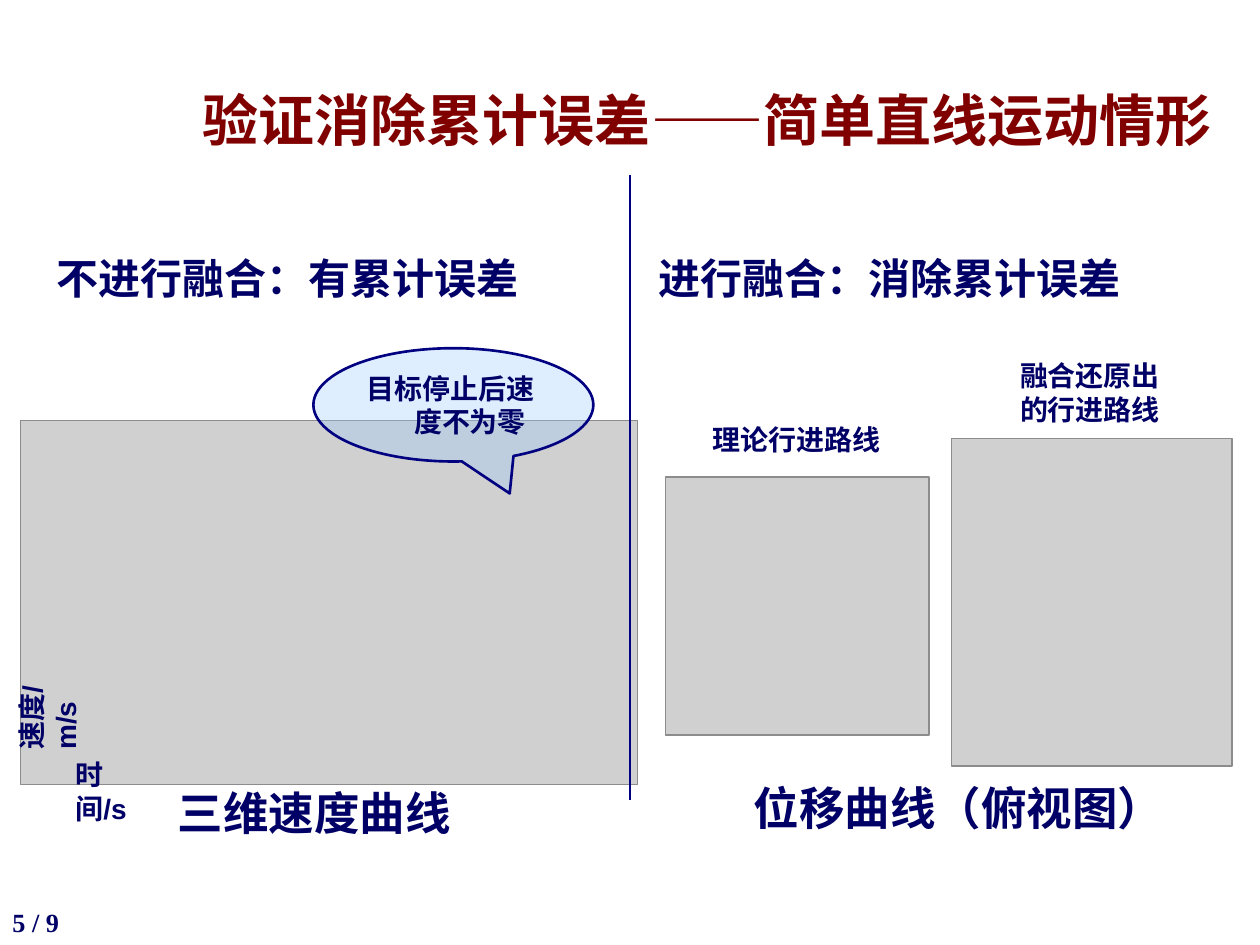
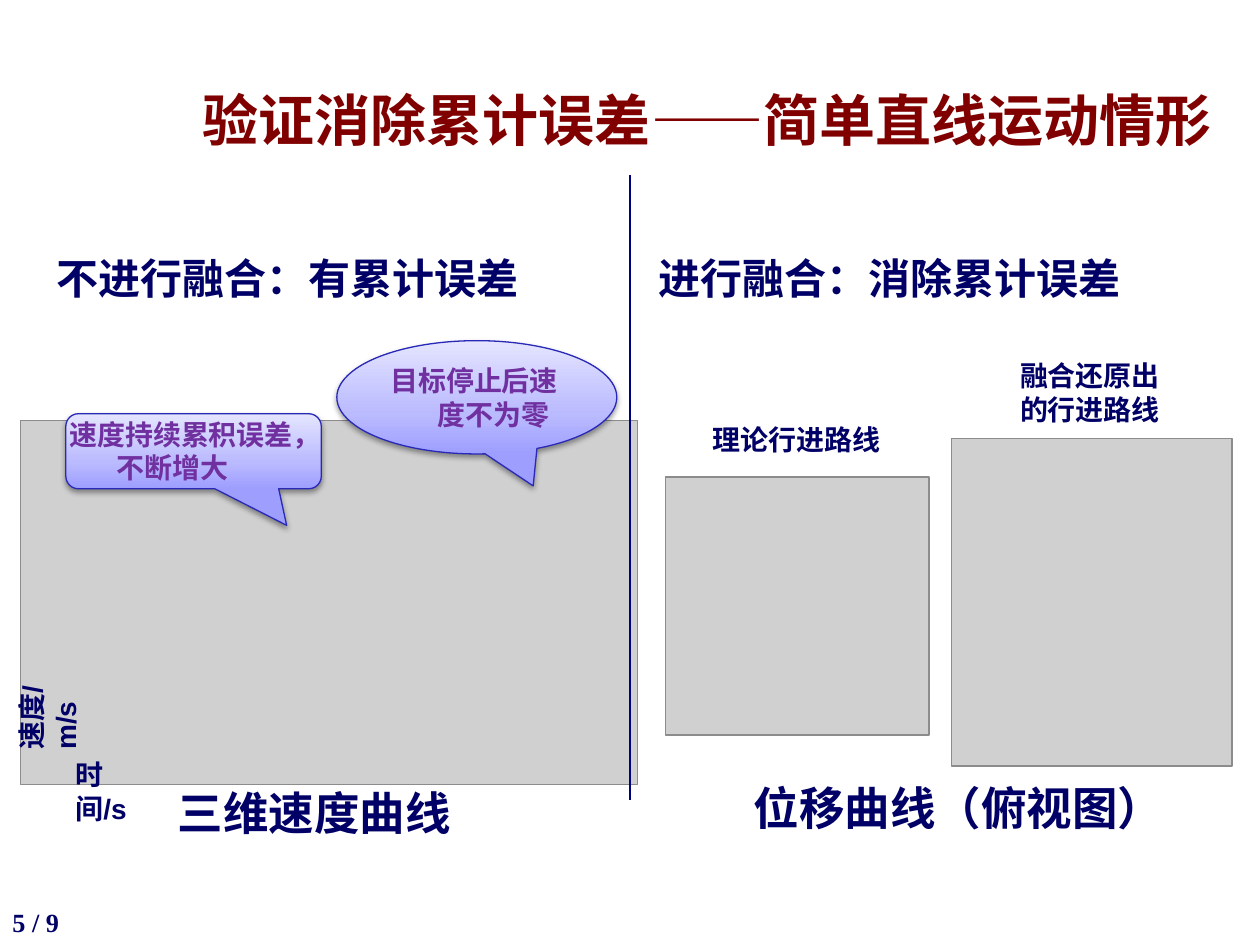
Before and after one commit to potato1996/FinalYearProject, a slide deck: slide 5 of slides/答辩ppt-杜大有1300012870.pptx. Drawn at 1260x945 pixels with LibreOffice and Linux fonts; fonts in the diff are those of the drawing; grey boxes stand for pictures; background and template pictures are left out. Boxes give left, top, right and bottom in pixels: in the first picture for what was removed or moved away, otherwise in the second. Text is boxed around its words. In the diff, an @@ line names an element or a change of style, - is before the commit and + after.

```diff
--- a/slides/答辩ppt-杜大有1300012870.pptx
+++ b/slides/答辩ppt-杜大有1300012870.pptx
@@ speech bubble "目标停止后速度不为零": place and size @@
-speech bubble "目标停止后速度不为零" at <box>314,348,593,461</box>
+speech bubble "目标停止后速度不为零" at <box>336,340,616,454</box>
@@ speech bubble "目标停止后速度不为零" at <box>336,340,616,454</box>: text colour #000066 to #7030A0; fill #99CCFF at 32% opacity to gradient #9F9FFF to #BBBBFF to #E5E5FF; outline #000080 1.5 pt to #2929B8 0.75 pt; shadow on @@
@@ rounded speech box added at <box>66,413,321,489</box>, fill gradient #9F9FFF to #BBBBFF to #E5E5FF, outline #2929B8 0.75 pt, 16 pt, text #7030A0, bold @@
+速度持续累积误差，不断增大
```
Also in this commit, not shown: 5 other slides changed.
